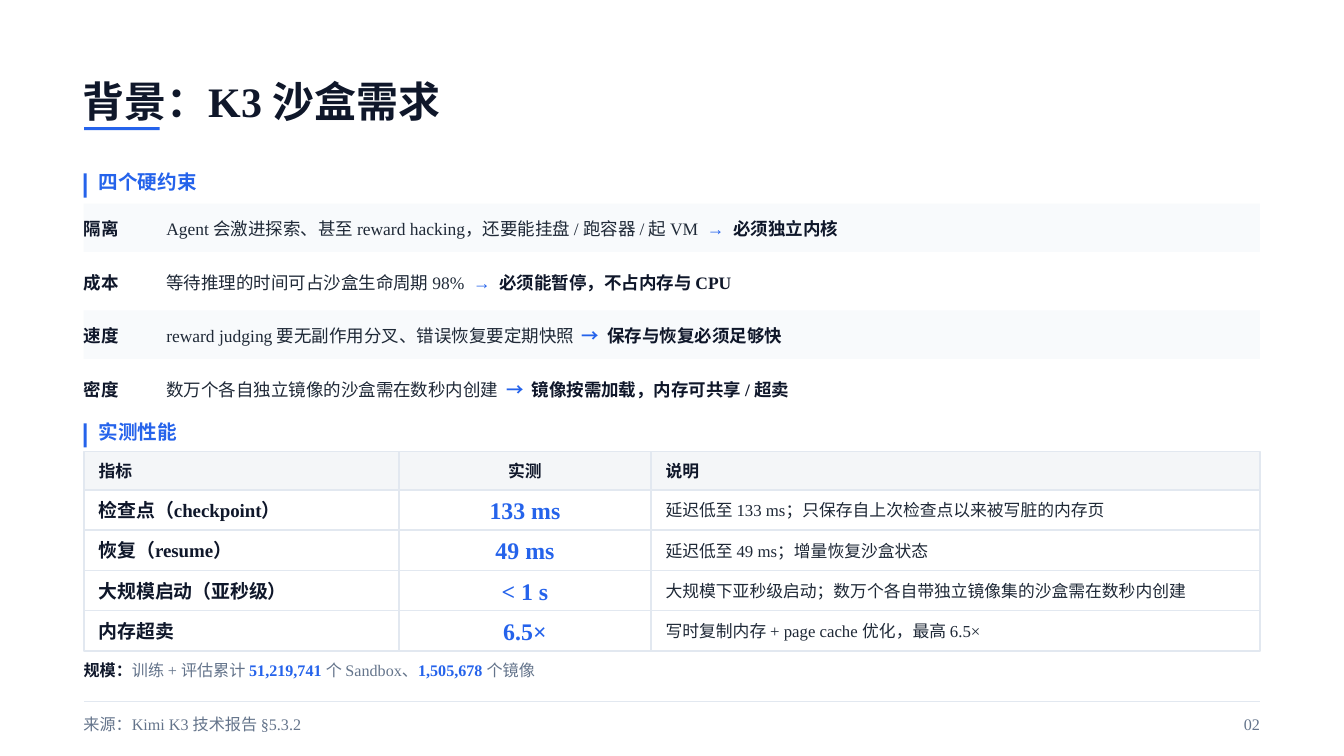
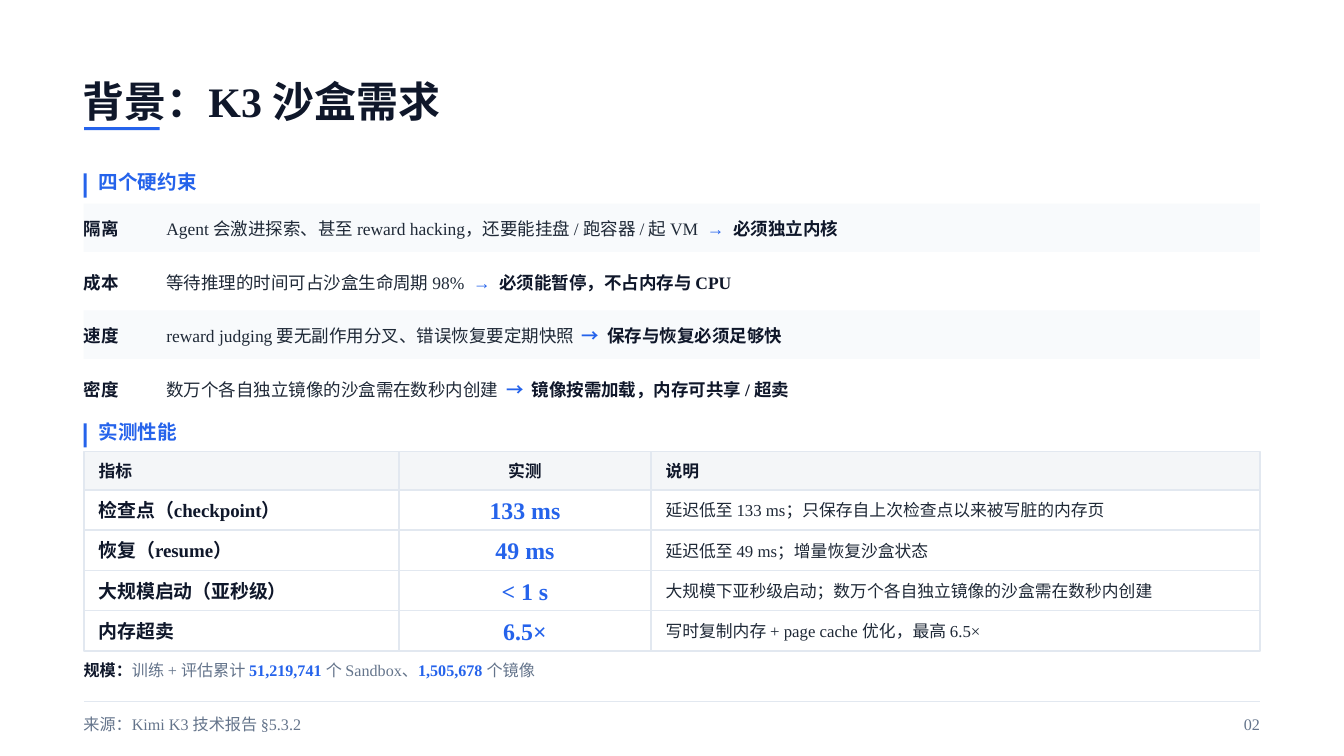
Before and after one commit to liushiqin-647/aenv, a slide deck: slide 2 of agentenv_20261102_polished.pptx. Drawn at 1344x756 pixels with LibreOffice and Linux fonts; fonts in the diff are those of the drawing. Boxes give left, top, right and bottom in pixels: in the first picture for what was removed or moved away, otherwise in the second. Text is boxed around its words. In the diff, an @@ line names an element or a change of style, - is before the commit and + after.

```diff
--- a/agentenv_20261102_polished.pptx
+++ b/agentenv_20261102_polished.pptx
@@ text in rectangle at [666, 583, 1153, 600]: text changed @@
-大规模下亚秒级启动；数万个各自带独立镜像集的沙盒需在数秒内创建
+大规模下亚秒级启动；数万个各自独立镜像的沙盒需在数秒内创建
```
Also in this commit, not shown: 2 other slides changed.
